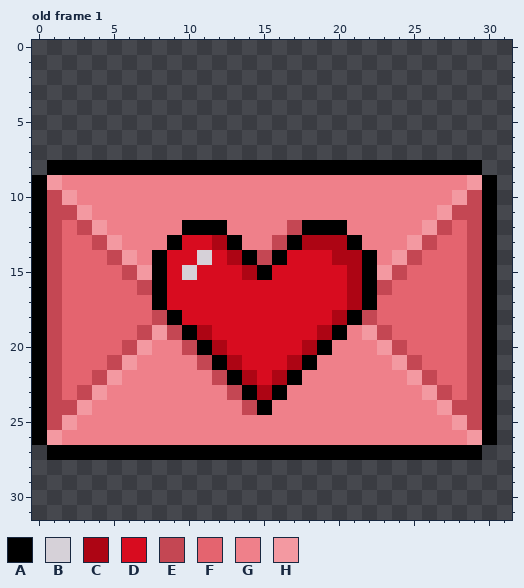
Two states of a pixel-art file, assets/love_letter.ase. Above: the version before the commit.
32x32 pixels, 1 frame. Shown: old frame 1.
Palette (. is transparent): A #000000  B #d6d1d8  C #ad0514  D #d80c1f  E #c44753  F #e4646f  G #ef808a  H #f399a1
After:
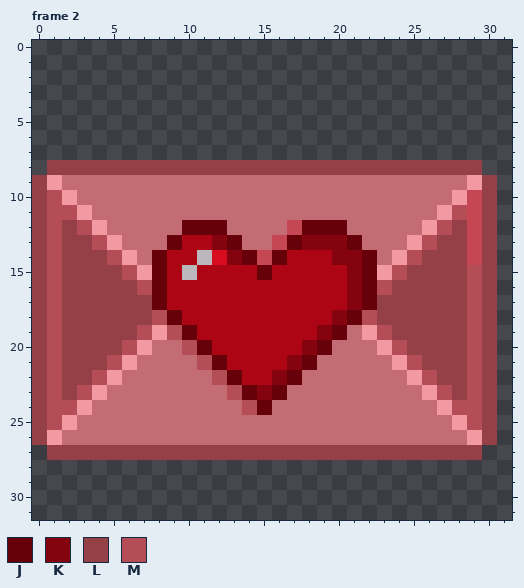
Colours new in this view: J #66010a  K #85030e  L #954047  M #b44d56
A new or re-ordered frame is compared with the old frame closest to it.
Changes in this commit:
frames 1 -> 2
@@ palette @@
-B #d6d1d8
+B #bbb7bc
-G #ef808a
+G #c46c74
--- frame 2 is new; against old frame 1
@@ x 0..31 @@
  7 ................................
- 8 .AAAAAAAAAAAAAAAAAAAAAAAAAAAAA..
- 9 AHGGGGGGGGGGGGGGGGGGGGGGGGGGGHA.
-10 AEHGGGGGGGGGGGGGGGGGGGGGGGGGHEA.
-11 AEEHGGGGGGGGGGGGGGGGGGGGGGGHEEA.
-12 AEFEHGGGGGAAAGGGGEAAAGGGGGHEFEA.
-13 AEFFEHGGGADDCAGGEACCCAGGGHEFFEA.
-14 AEFFFEHGADDBDCAEADDDCCAGHEFFFEA.
-15 AEFFFFEHADBDDDCADDDDDCAHEFFFFEA.
-16 AEFFFFFEADDDDDDDDDDDDCAEFFFFFEA.
-17 AEFFFFFFADDDDDDDDDDDDCAFFFFFFEA.
-18 AEFFFFFFEADDDDDDDDDDCAEFFFFFFEA.
-19 AEFFFFFEHEACDDDDDDDCAGHEFFFFFEA.
-20 AEFFFFEHGGEACDDDDDCAGGGHEFFFFEA.
-21 AEFFFEHGGGGEACDDDCAGGGGGHEFFFEA.
-22 AEFFEHGGGGGGEACDCAGGGGGGGHEFFEA.
-23 AEFEHGGGGGGGGEACAGGGGGGGGGHEFEA.
-24 AEEHGGGGGGGGGGEAGGGGGGGGGGGHEEA.
-25 AEHGGGGGGGGGGGGGGGGGGGGGGGGGHEA.
-26 AHGGGGGGGGGGGGGGGGGGGGGGGGGGGHA.
-27 .AAAAAAAAAAAAAAAAAAAAAAAAAAAAA..
+ 8 .LLLLLLLLLLLLLLLLLLLLLLLLLLLLL..
+ 9 LHGGGGGGGGGGGGGGGGGGGGGGGGGGGHL.
+10 LMHGGGGGGGGGGGGGGGGGGGGGGGGGHEL.
+11 LMMHGGGGGGGGGGGGGGGGGGGGGGGHMEL.
+12 LMLMHGGGGGJJJGGGGEJJJGGGGGHMLEL.
+13 LMLLMHGGGJCCKJGGEJKKKJGGGHMLLEL.
+14 LMLLLMHGJCCBDKJEJCCCKKJGHMLLLEL.
+15 LMLLLLMHJCBCCCCJCCCCCKJHMLLLLML.
+16 LMLLLLLMJCCCCCCCCCCCCKJMLLLLLML.
+17 LMLLLLLLJCCCCCCCCCCCCKJLLLLLLML.
+18 LMLLLLLLMJCCCCCCCCCCKJMLLLLLLML.
+19 LMLLLLLMHMJCCCCCCCCKJGHMLLLLLML.
+20 LMLLLLMHGGMJCCCCCCKJGGGHMLLLLML.
+21 LMLLLMHGGGGMJCCCCKJGGGGGHMLLLML.
+22 LMLLMHGGGGGGMJCCKJGGGGGGGHMLLML.
+23 LMLMHGGGGGGGGMJKJGGGGGGGGGHMLML.
+24 LMMHGGGGGGGGGGMJGGGGGGGGGGGHMML.
+25 LMHGGGGGGGGGGGGGGGGGGGGGGGGGHML.
+26 LHGGGGGGGGGGGGGGGGGGGGGGGGGGGHL.
+27 .LLLLLLLLLLLLLLLLLLLLLLLLLLLLL..
 28 ................................
Boxes around the changes in both pictures, in picture pixels (x1, y1, x2, y2):
changed: (32, 160, 497, 460)
